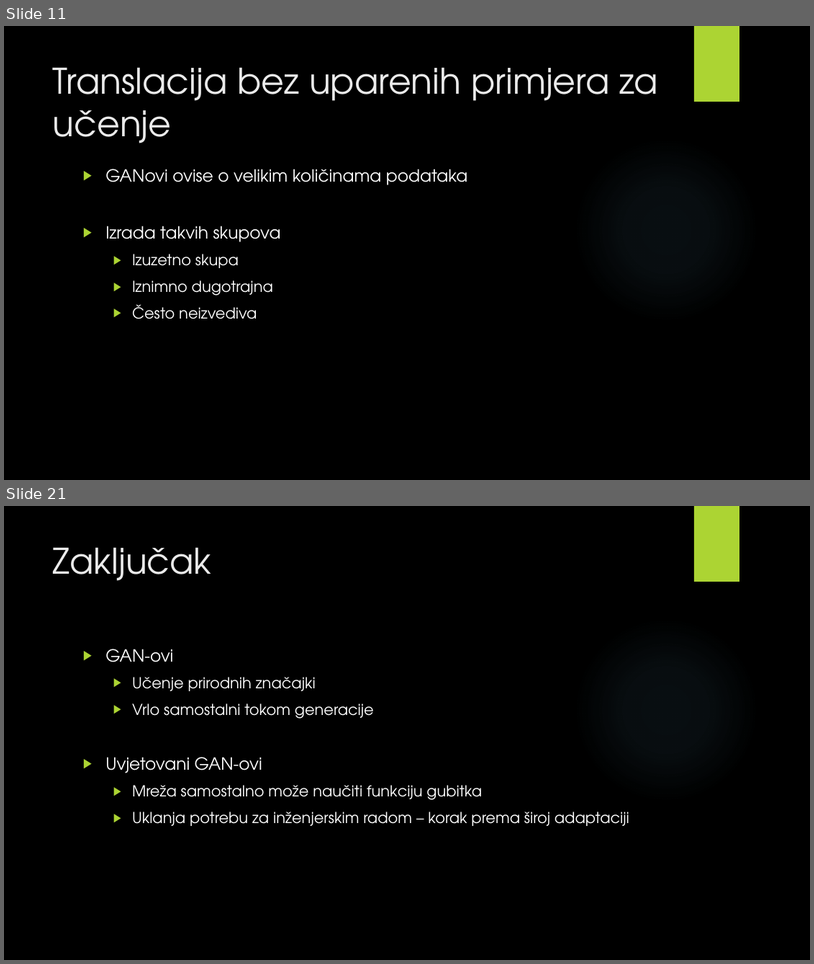
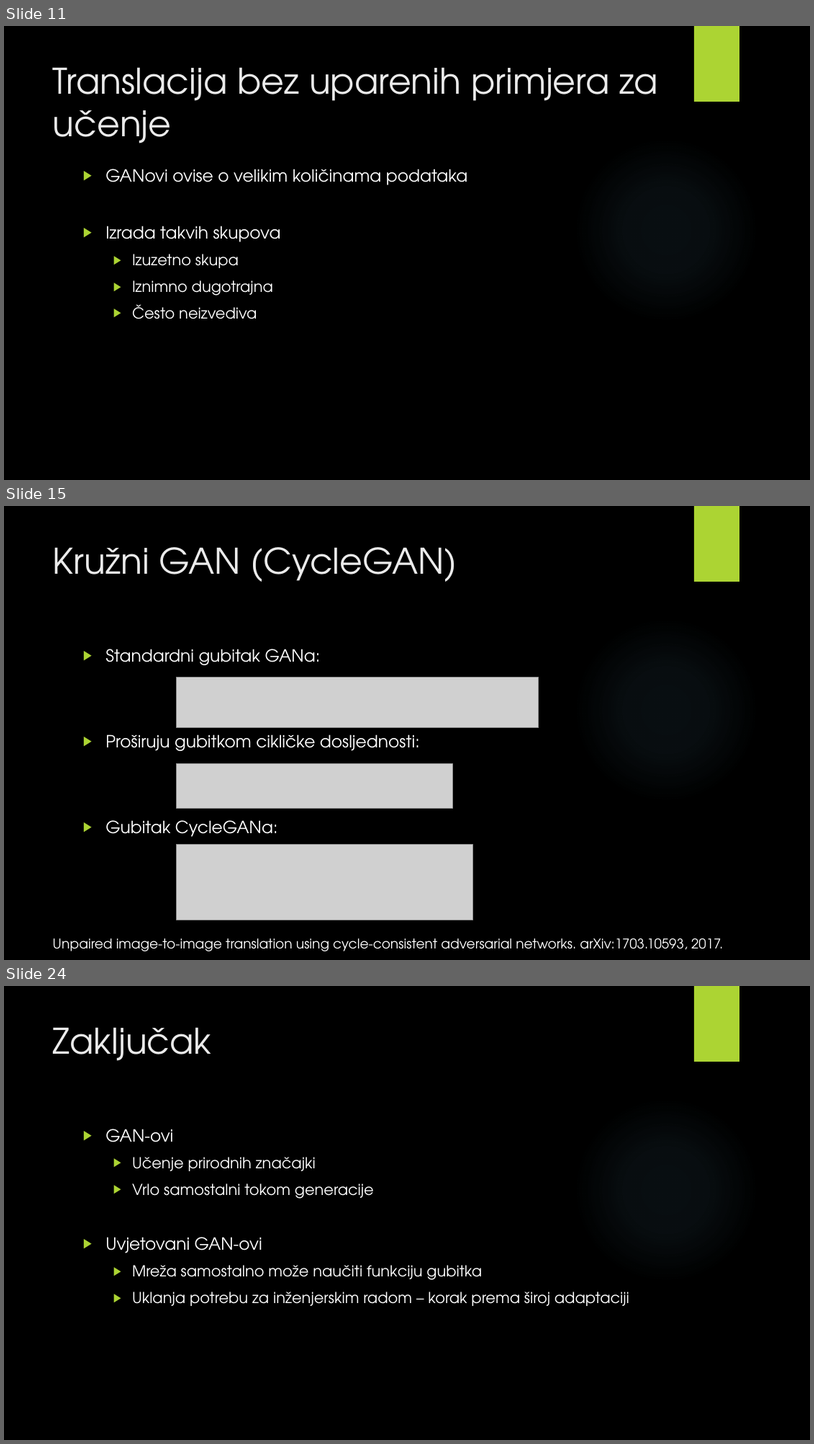
Before and after one commit to v-silverfin/fer-graduate-seminar, a slide deck: kvukic-seminar-presentation-2018.pptx. Shown one above the other, each under a label of ours: slides 11 and 21 before the commit, slides 11, 15 and 24 after it; the slides between them are not shown. The pictures are 814x964 and 814x1444 pixels, drawn with LibreOffice and Linux fonts; fonts in the diff are those of the drawing; grey boxes stand for pictures; background and template pictures are left out. Boxes give left, top, right and bottom in pixels: in the first picture for what was removed or moved away, otherwise in the second. Text is boxed around its words. In the diff, an @@ line names an element or a change of style, - is before the commit and + after.

```diff
--- a/kvukic-seminar-presentation-2018.pptx
+++ b/kvukic-seminar-presentation-2018.pptx
@@ slide 15 added at <box>4,506,810,960</box>, background picture (left out); not listed: 2 template elements that a slide beside it also shows @@
@@ title added at <box>53,547,458,582</box>, 42 pt, text #EBEBEB @@
+Kružni GAN (CycleGAN)
@@ text added at <box>106,649,420,836</box>, 20 pt, text #FFFFFF @@
+▶ Standardni gubitak GANa:
+▶ Proširuju gubitkom cikličke dosljednosti:
+▶ Gubitak CycleGANa:
@@ picture added at <box>176,677,539,728</box> @@
@@ picture added at <box>176,764,453,808</box> @@
@@ picture added at <box>176,844,473,919</box> @@
@@ text added at <box>53,938,723,951</box>, 16 pt, text #FFFFFF @@
+Unpaired image-to-image translation using cycle-consistent adversarial networks. arXiv:1703.10593, 2017.
@@ what was slide 21 is now slide 24 @@
```
Also in this commit, not shown: 10 slides changed, 3 other slides added, 1 slide removed, 3 other files.
